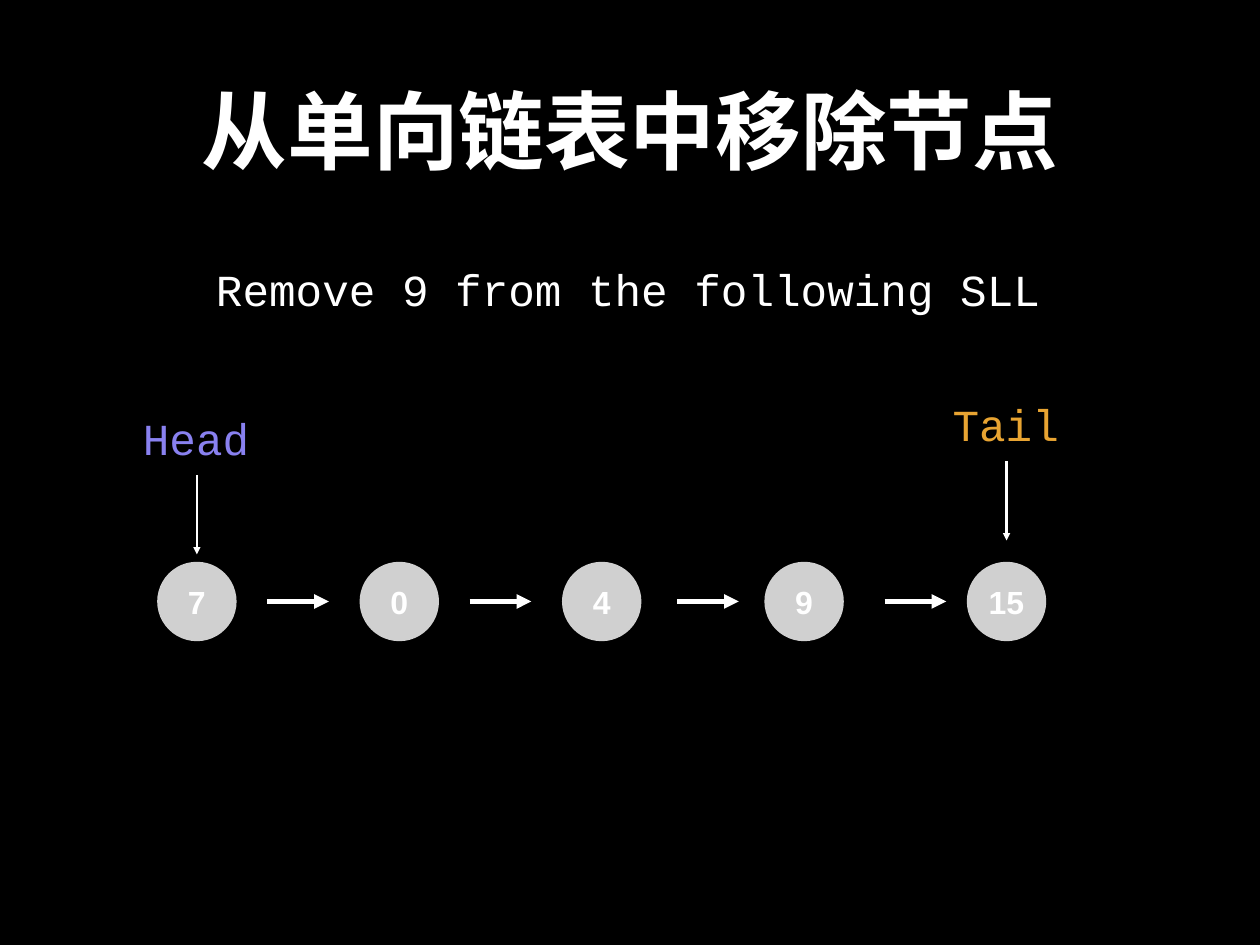
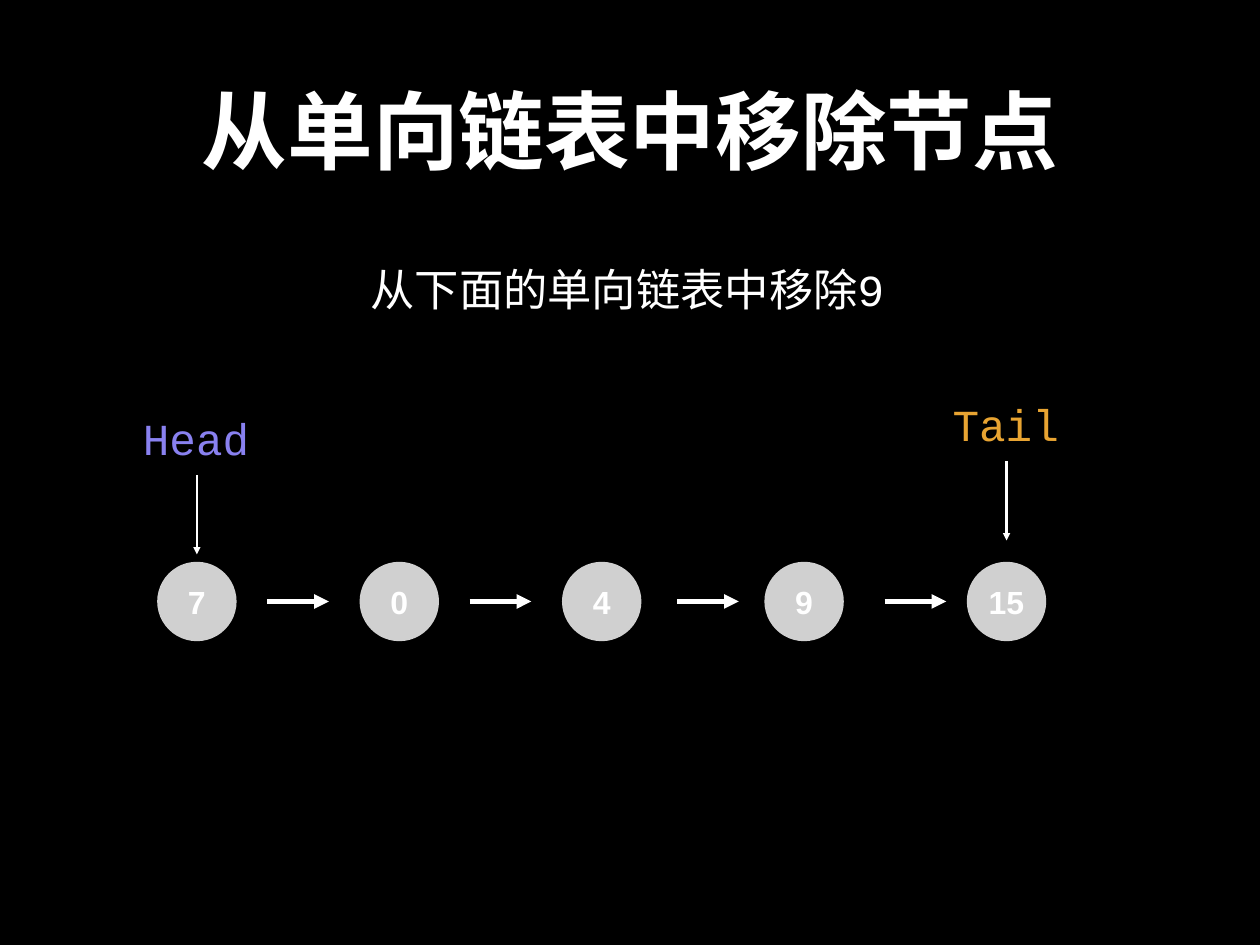
Before and after one commit to spring2go/Algorithms, a slide deck: slide 28 of slides/datastructures/linked_list/LinkedLists.pptx. Drawn at 1260x945 pixels with LibreOffice and Linux fonts; fonts in the diff are those of the drawing; grey boxes stand for pictures. Boxes give left, top, right and bottom in pixels: in the first picture for what was removed or moved away, otherwise in the second. Text is boxed around its words. In the diff, an @@ line names an element or a change of style, - is before the commit and + after.

Commit message:
update LinkedLists.ppt

```diff
--- a/slides/datastructures/linked_list/LinkedLists.pptx
+++ b/slides/datastructures/linked_list/LinkedLists.pptx
@@ text at [370, 268, 884, 310]: text changed @@
-Remove 9 from the following SLL
+从下面的单向链表中移除9
```
Also in this commit, not shown: 1 other file.
